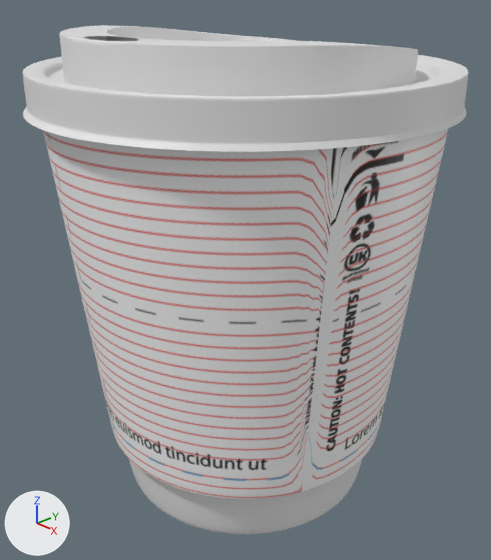
The Blender file UK Cups/3d/Blender Files/Double wall cups/8 oz second final with original correct uv mapped.blend as it was, and as the next commit left it.
Camera for both pictures: a 50 mm camera at (0.997, -0.939, 1.074) aimed at (0.006, -0.006, 0.473). Arrows for +X, +Y and +Z are at lower left; the lights stay in place.

The first picture shows 'Circle', 'Lid'.
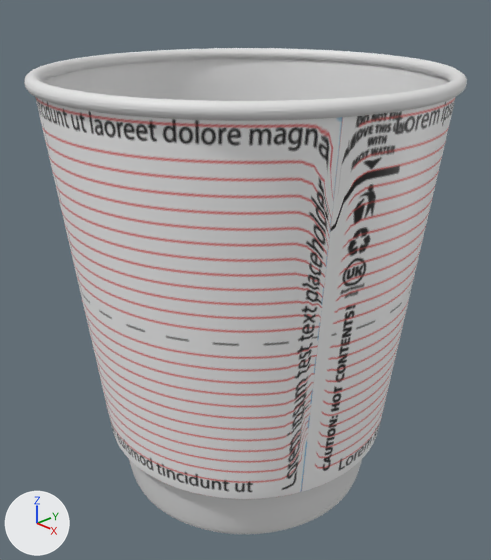
Boxes [x1, y1, x2, y2] around the edits, measured in the pictures (491 x 560 px):
'Lid', hidden
    before: [23, 25, 469, 152]
part 1 of me_circle, surface changed
    before: [43, 128, 449, 534]
    after: [35, 59, 456, 534]
'Torus.002', unchanged, uncovered by the edit
    after: [24, 48, 467, 121]

The change, as a list of edits to the scene's bpy script:
```text
Change me_circle:
    where me_circle.from_pydata(...)  # 416 vertices, 386 faces; spans x -0.4..0.4, y -0.4..0.4, z 0.0..0.9
    used by ob_circle; location = (0.0, 0.0, 0.0)
    me_circle part 1: texture (UV) coordinates of 386 of 386 faces, centred in x -0.396..0.396, y -0.396..0.396, z 0.0..0.9, changed; they spanned u -0.01..0.96, v -0.02..0.96 and now span u -0.01..0.97, v 0.05..0.97
Change ob_lid:
    add ob_lid.hide_set(True)
```
